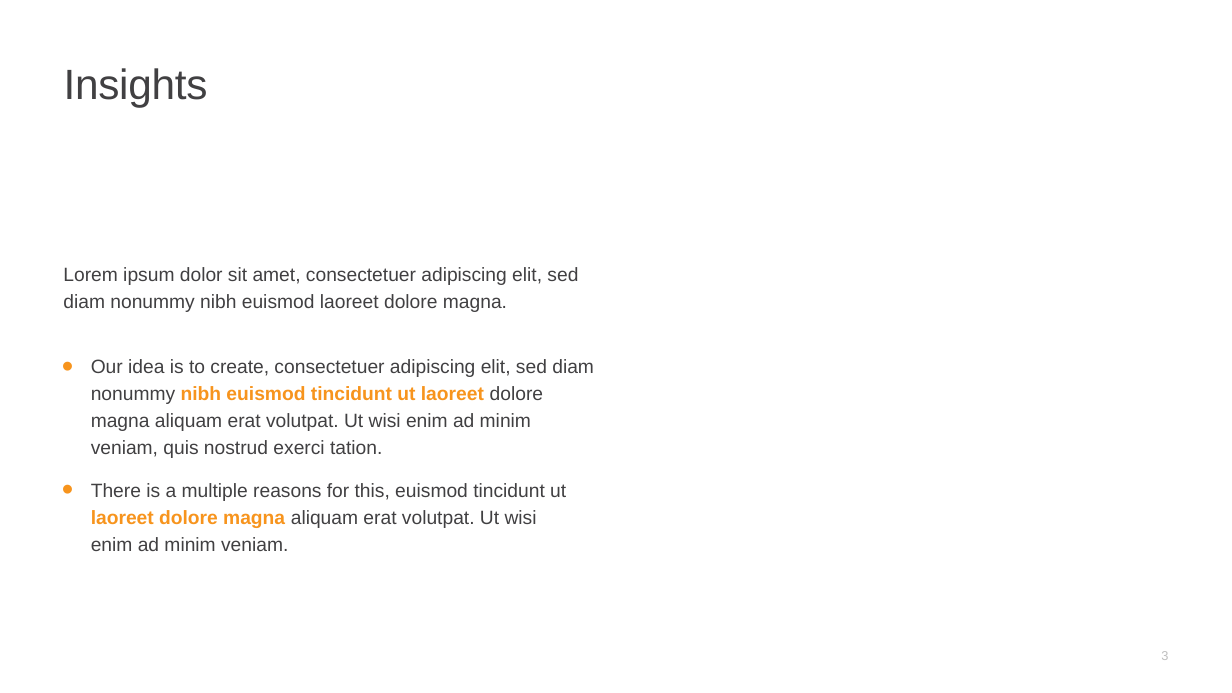
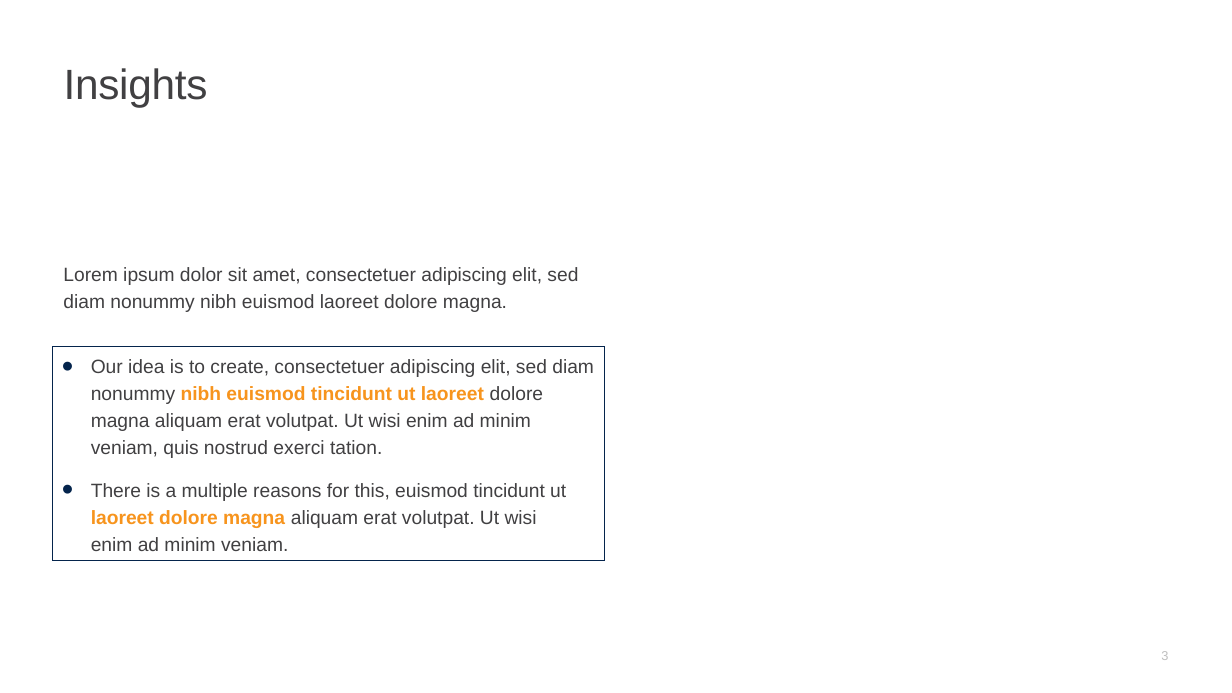
Before and after one commit to edimaudo/hackathon_coding_challenges, a slide deck: slide 3 of afp_challenge/afp_challenge_deck.pptx. Drawn at 1232x693 pixels with LibreOffice and Linux fonts; fonts in the diff are those of the drawing. Boxes give left, top, right and bottom in pixels: in the first picture for what was removed or moved away, otherwise in the second. Text is boxed around its words. In the diff, an @@ line names an element or a change of style, - is before the commit and + after.

```diff
--- a/afp_challenge/afp_challenge_deck.pptx
+++ b/afp_challenge/afp_challenge_deck.pptx
@@ rectangle "Our idea is to create, ...": place and size @@
-rectangle "Our idea is to create, ..." at <box>91,359,594,551</box>
+rectangle "Our idea is to create, ..." at <box>53,347,604,561</box>
@@ rectangle "Our idea is to create, ..." at <box>53,347,604,561</box>: bullet colour #F7941D to #04244C; outline none to #04244C 0.75 pt @@
```
Also in this commit, not shown: 2 other slides changed, 1 slide added, 1 slide removed.
